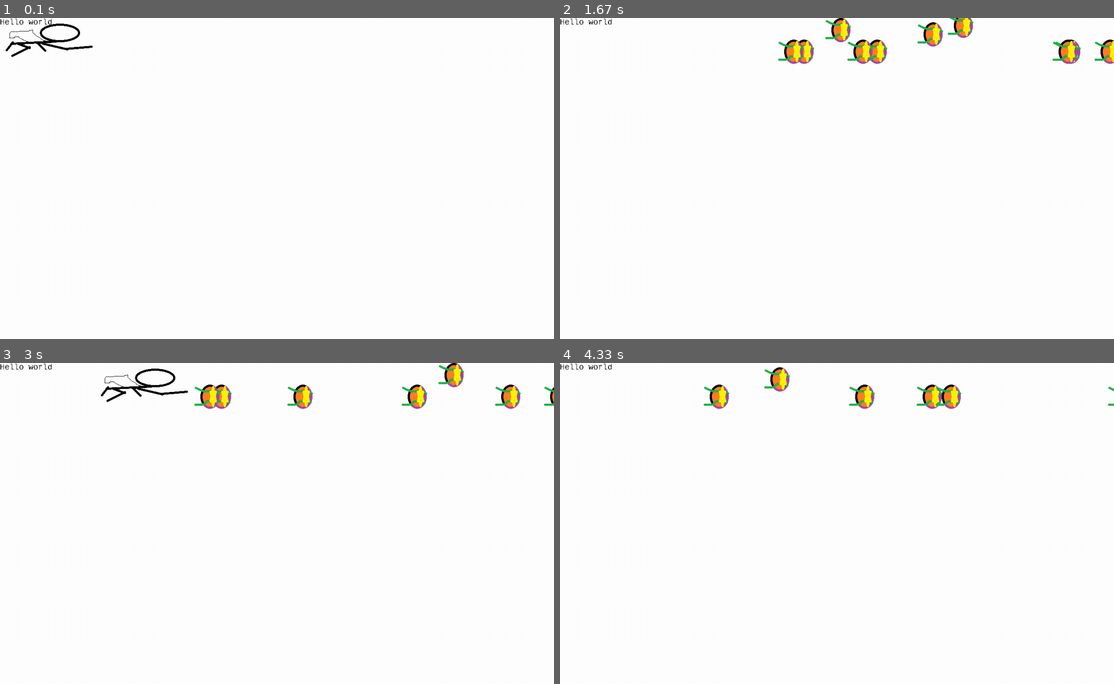
Above: before the commit, frames 1-4 (two rows, left to right).
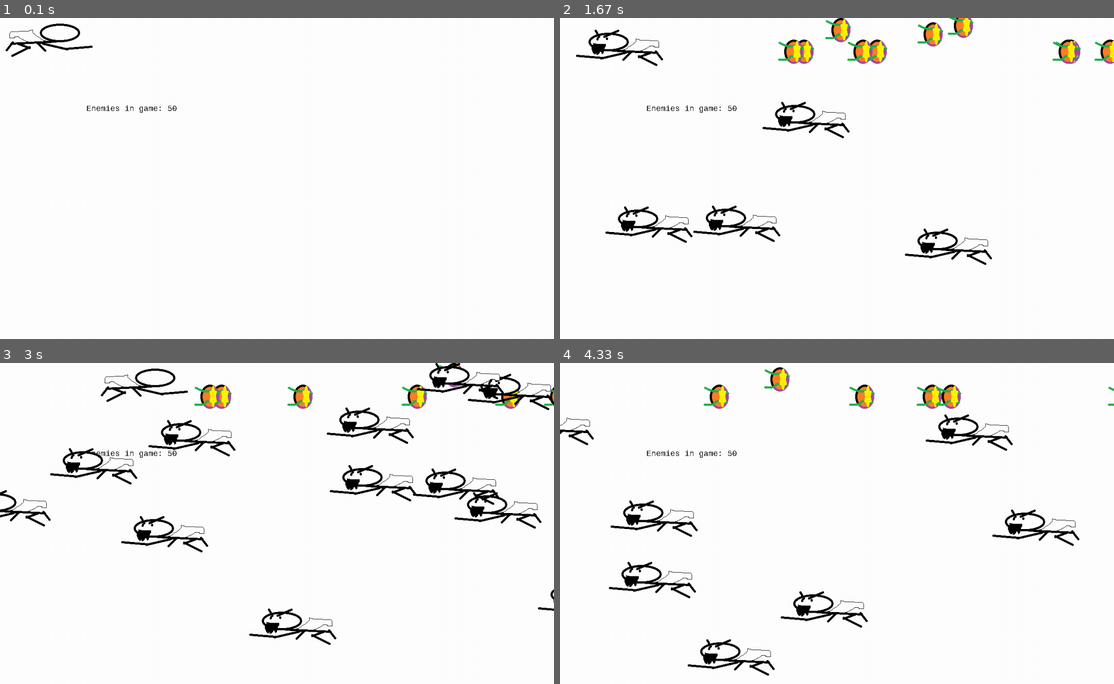
Above: after the commit, the same moments.

Repository: MrValdez/pygame-tutorial
Game: pygame game, started from main.py
Two runs of this game, one before a commit and one after it. Both use one fixed random seed, a clock stepped at 60 frames per second and the inputs below.
Inputs:
- Up to frame 1 (0.1 s): no input
- Up to frame 2 (1.67 s): tap Space at 0.33, 0.73, 1.03, 1.23 s; hold Right 0.67-1.13 s; hold Up 1.17-1.47 s
- Up to frame 3 (3 s): hold Down 2.57-2.87 s; tap Space at 2.63, 2.97 s; hold Left from 2.9 s (still down)
- Up to frame 4 (4.33 s): tap Space at 3.27, 3.4, 3.8, 4.1 s; release Left at 3.3 s; hold Up 3.33-3.7 s; hold Right from 3.73 s (still down)

The runs differ from the first frame. In frame 1, 0.2% of the frame differs, in the area x 0-32%, y 0-30%; in frame 2, 2.6%; in frame 3, 5.3%, in the area x 0-100%, y 0-88%; in frame 4, 3.2%.

Commit message:
spawning bad guys

Diff:
--- a/gameobject.py
+++ b/gameobject.py
@@ -41,3 +41,12 @@
 
     def update(self):
         self.pos[0] += self.speed
+
+class Enemy(GameObject):
+    def __init__(self, pos):
+        super().__init__("enemy.png", pos)
+
+        self.speed = random.randint(10, 50)
+
+    def update(self):
+        self.pos[0] -= self.speed
--- a/main.py
+++ b/main.py
@@ -1,7 +1,8 @@
 # main.py
 import os
 import pygame
-from gameobject import Shot, Hero
+import random
+from gameobject import Shot, Hero, Enemy
 
 os.environ["SDL_VIDEO_WINDOW_POS"] = "0,20"
 resolution = (1280, 768)
@@ -14,6 +15,16 @@
 
 hero = Hero([0, 0])
 shots = []
+enemies = []
+world = [[hero], shots, enemies]
+
+def spawn_enemy():
+    pos = [random.randint(3000, 10000), random.randint(-10, resolution[1] - 100)]
+    enemy = Enemy(pos)
+    enemies.append(enemy)
+
+for i in range(50):
+    spawn_enemy()
 
 while isRunning:
     screen.fill((255, 255, 255))
@@ -32,16 +43,17 @@
         new_shot = Shot(hero.pos)
         shots.append(new_shot)
 
-    hero.update()
-    for shot in shots:
-        shot.update()
+    text_str = f"Enemies in game: {len(enemies)}"
+    text = font.render(text_str, False, (0, 0, 0))
+    screen.blit(text, (200, 200))
 
-    hero.draw(screen)
-    for shot in shots:
-        shot.draw(screen)
+    for object_group in world:
+        for object in object_group:
+            object.update()
 
-    text = font.render("Hello world", False, (0, 0, 0))
-    screen.blit(text, (0, 0))
+    for object_group in world:
+        for object in object_group:
+            object.draw(screen)
 
     pygame.display.flip()
 
Binary file added: enemy.png
